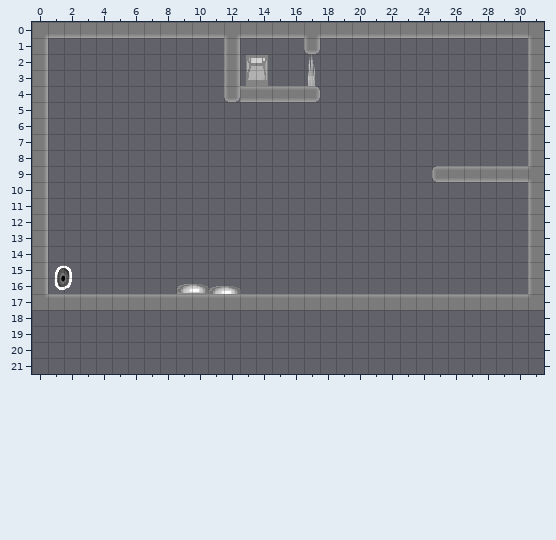
Level history. Tiled map (JSON): fracture/js/Levels/Ariana2.json. The picture above is the old version.
Cells are 16x16 px. Shown: x 0..31, y 0..21.
After the commit:
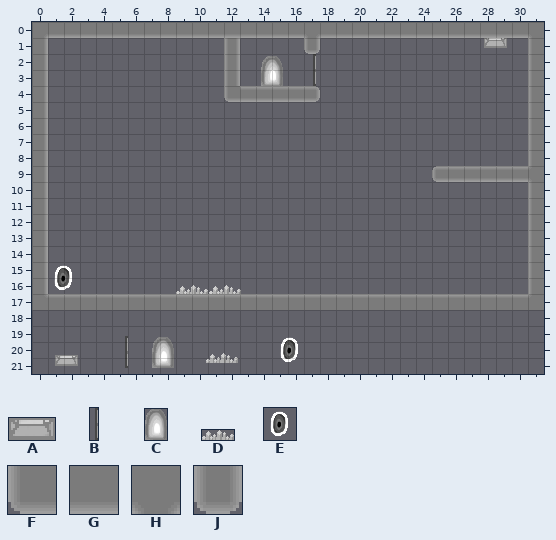
Key: from "button": A 0; from "door": B 0; from "enddoor": C 0; from "spike": D 0; from "startdoor": E 0; from "testtileset": F 10, G 11, H 13, J 21.
_ is an empty cell.
Objects are placed by their top-left corner, in cells (3,4 is the top-left corner of cell 3,4); size is 1x1 cell unless given.
Tiles replaced or removed in this view: H, J.
The author wrote: Fixed all the levels to work with new tilemap system
Change:
Changed rows in their new state; . is an unchanged cell.
Layer "objects":
added: A "button" at 28.3,1 size 1.4x0.7
added: B "door" at 17.2,2 size 0.5x2
added: C "enddoor" at 14.3,2.1 size 1.4x1.9
added: D "spike" at 11.1,16.4 size 2x0.6
added: D "spike" at 9,16.5 size 2x0.6
removed: A at 13.4,2.1 size 1.4x1.9
removed: D at 17.3,2 size 0.4x2
removed: C at 9.1,16.4 size 2x0.6
removed: C at 11,16.5 size 2x0.6
Layer "templates" (added):
added: D "spike" at 10.9,20.7 size 2x0.6
added: E "startdoor" at 15.1,19.5 size 2x2
added: A "button" at 1.4,20.8 size 1.4x0.7
added: C "enddoor" at 7.5,19.7 size 1.4x1.9
added: B "door" at 5.5,19.6 size 0.5x2
Layer "walls":
first column x 12:
 0 G
first column x 12:
 4 F
